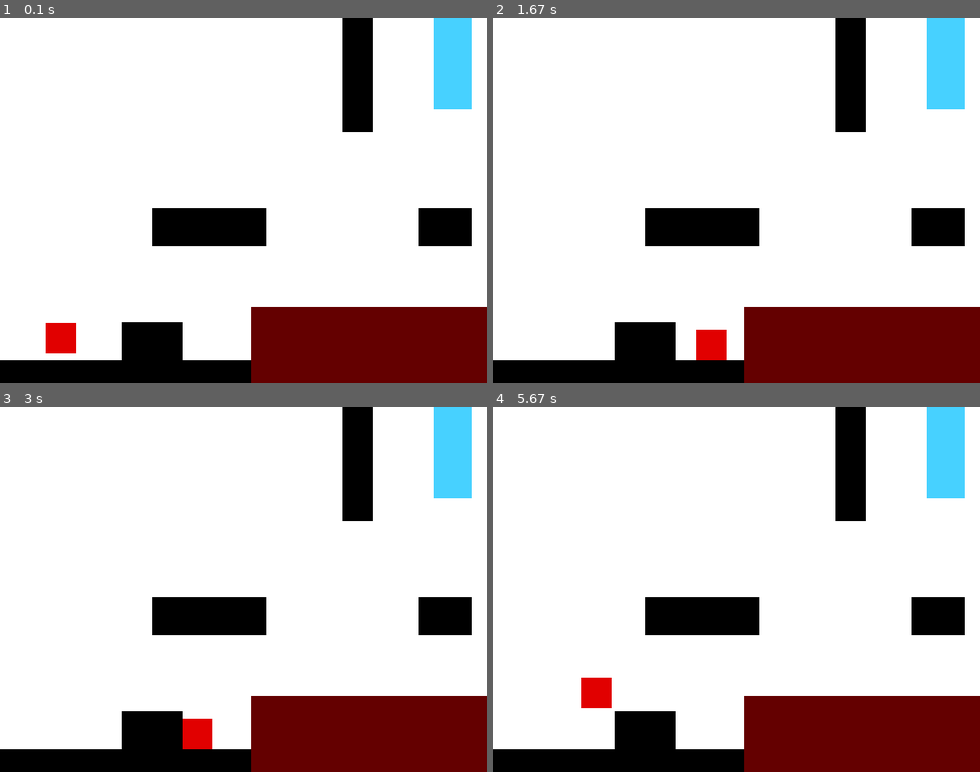
Above: before the commit, frames 1-4 (two rows, left to right).
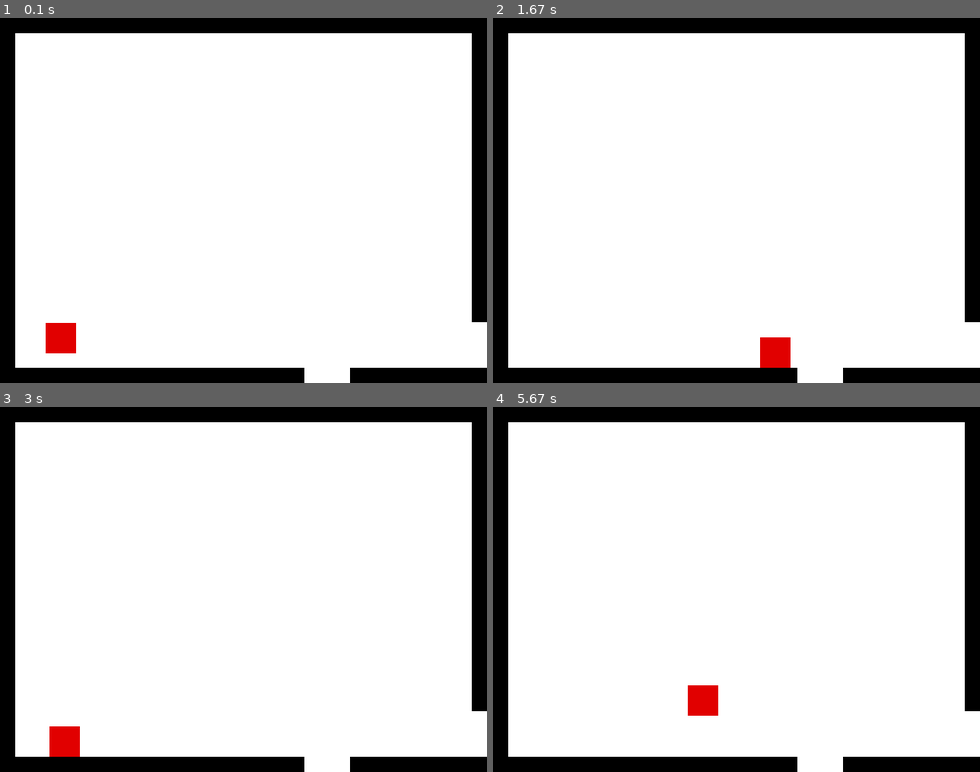
Above: after the commit, the same moments.

Repository: Teedu/Warehouse_Getaway
Game: pygame game, started from Pygame_basic.py
Two runs of this game, one before a commit and one after it. Both use one fixed random seed, a clock stepped at 60 frames per second and the inputs below.
Inputs:
- Up to frame 1 (0.1 s): no input
- Up to frame 2 (1.67 s): hold D 0.33-0.8 s; hold W 0.83-1.13 s; hold D 1.17-1.63 s
- Up to frame 3 (3 s): hold A 1.67-2.2 s; hold S 2.23-2.53 s; hold A 2.57-2.97 s
- Up to frame 4 (5.67 s): hold D 3.4-4.03 s; hold S 4.07-4.43 s; hold A 4.47-4.93 s; hold D 4.97-5.43 s; hold W from 5.47 s (still down)

The runs differ from the first frame. In frame 1, 28% of the frame differs, in the area x 0-100%, y 0-100%; in frame 2, 29%; in frame 3, 29%; in frame 4, 29%.

Commit message:
Update Pygame_basic.py

Diff:
--- a/Pygame_basic.py
+++ b/Pygame_basic.py
@@ -1,9 +1,13 @@
-import pygame
-import Heli
-import time
+import pygame, Heli, time
 
 sw=640
 sh=480
+
+map = [[[('wall',0,0,20,480),('wall',0,0,640,20),('wall',620,0,20,400),('wall',0,460,400,20),('wall',460,460,240,20)],[('wall',0,0,20,400),('wall',0,0,640,20),('wall',0,460,640,20)]],
+       [[('wall',0,0,460,20),('wall',0,0,20,480),('wall',0,440,640,20)],[]]]
+
+x=0
+y=0
 
 pygame.init()
 
@@ -132,8 +136,7 @@
         self.y+=self.vy
 
     def set_goal(self):
-        try:
-            self.goal =self.route[self.route_var]
+        try:self.goal =self.route[self.route_var]
         except IndexError:
             self.route_var=0
             self.set_goal()
@@ -168,7 +171,6 @@
                 self.route_var+=1
                 self.set_goal()
 
-
 class Wall:
     def __init__(self,x,y,w,h):
         self.x=x
@@ -211,26 +213,29 @@
             time.sleep(0.5)
             Heli.taustamuusika()
 
+def set_walls():
+    ls=[]
+    for i in map[y][x]:
+        if i[0] == 'wall':
+            ls.append(Wall(i[1],i[2],i[3],i[4]))
+    return ls
+
 player=Person(80,400,(225,0,0))
 people=[player]
 
-wall1 =Wall(0,450,330,40)
-wall2 =Wall(160,400,80,200)
-wall3 =Wall(200,250,150,50)
-wall4 =Wall(550,250,70,50)
-wall5 =Wall(450,0,40,150)
-walls =[wall1,wall2,wall3,wall4,wall5]
-
-win = WinArea(570,0,50,120)
-lose =LoseArea(330,380,400,100)
-areas =[win,lose]
+walls =set_walls()
+
+##win = WinArea(570,0,50,120)
+##lose =LoseArea(330,380,400,100)
+areas =[]#win,lose]
 
 Heli.taustamuusika()
 
 on=True
 while on:
     for e in pygame.event.get():
-        on= win.win(player)
+        try:on= win.win(player)
+        except NameError:on=True
         if e.type == pygame.QUIT:
             on = False
         elif e.type == pygame.KEYDOWN:
@@ -266,15 +271,28 @@
         p.move()
         p.update(walls)
         p.draw()
-    if player.x<0 or player.x>sw or player.y <0 or player.y> sh:
-        player.__init__(80,400,(225,0,0))
-        Heli.gameover()
-        time.sleep(0.5)
-        Heli.taustamuusika()
+
+    if player.x < 0:
+        x-=1
+        player.x = sw
+        walls =set_walls()
+    elif player.x>sw:
+        x+=1
+        player.x=0
+        walls =set_walls()
+    if player.y<0:
+        y-=1
+        player.y=sh
+        walls =set_walls()
+    elif player.y>sh:
+        y+=1
+        player.y=0
+        walls =set_walls()
 
     for s in walls:
         s.draw()
-    lose.lose(player)
+    try:lose.lose(player)
+    except NameError:pass
     pygame.display.flip()
     pygame.time.delay(17)
 pygame.quit()
